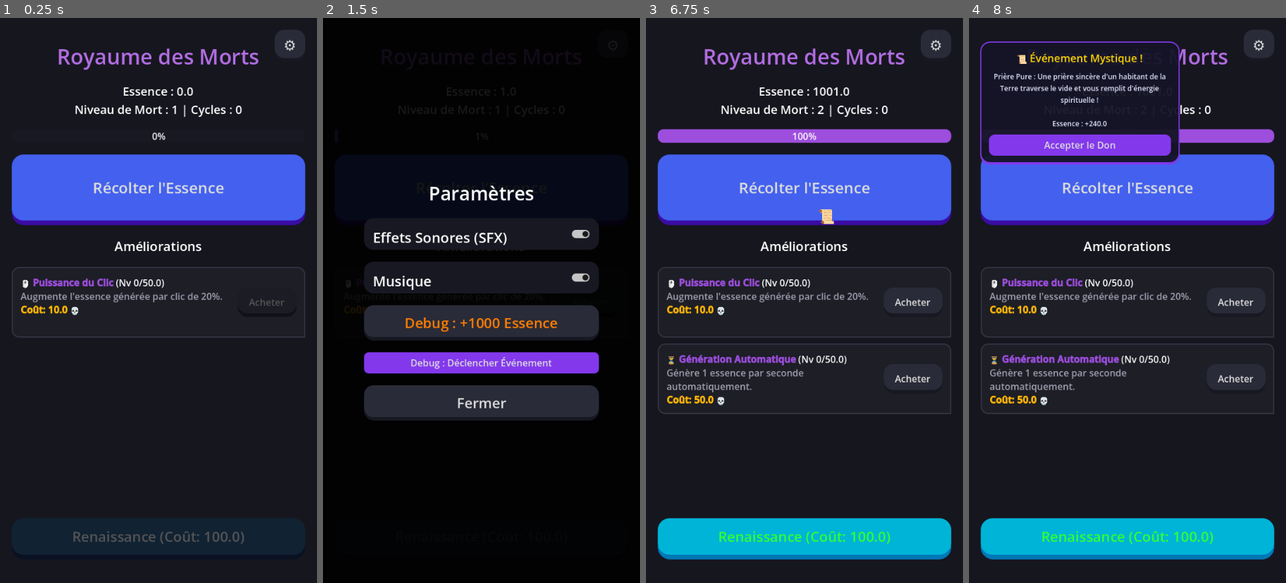
Above: before the commit, frames 1-4 (left to right).
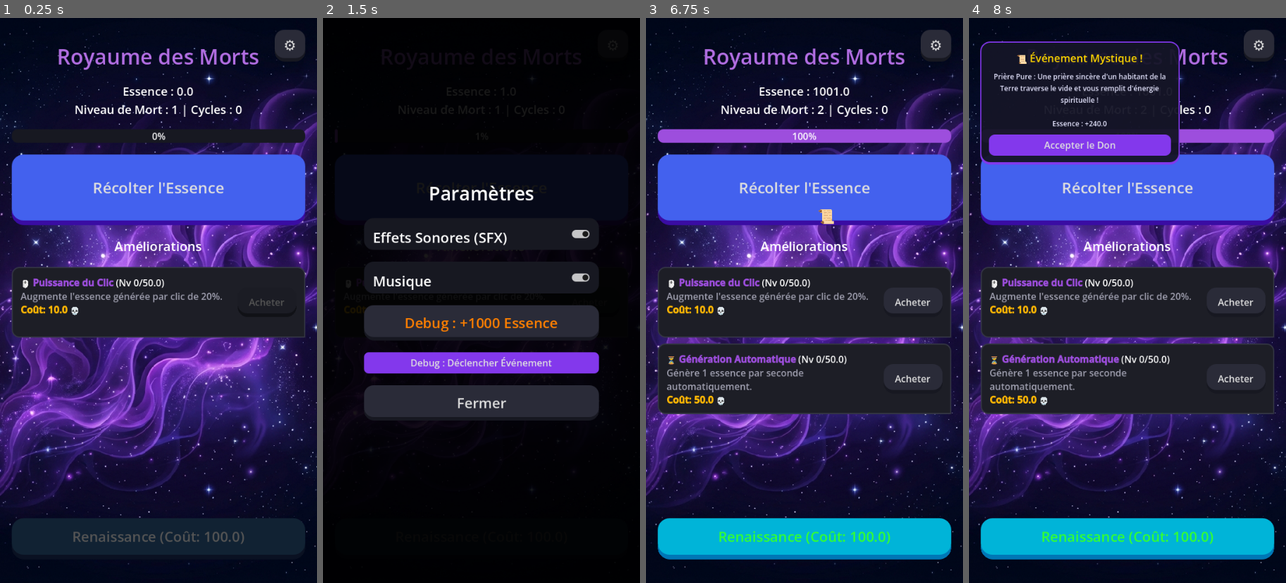
Above: after the commit, the same moments.

Repository: cedpru/idle-after-death-clicker
Game: Godot game, scene res://scenes/DeathScene.tscn
Two runs of this game, one before a commit and one after it. Both use one fixed random seed, a clock stepped at 60 frames per second and the inputs below.
Inputs:
- Up to frame 1 (0.25 s): no input
- Up to frame 2 (1.5 s): click "Récolter l'Essence" at 0.5 s; click "⚙️" at 1.25 s
- Up to frame 3 (6.75 s): click "Effets Sonores (SFX)" at 2 s; click "Musique" at 2.75 s; click "Debug : +1000 Essence" at 3.5 s; click "Renaissance (Coût: 100.0)" at 4.25 s; click "Acheter" at 5 s; click "Acheter" at 5.75 s; click "Debug : Déclencher Événement" at 6.5 s
- Up to frame 4 (8 s): click "📜" at 7.25 s

The runs differ from the first frame. In frame 1, 32% of the frame differs, in the area x 0-100%, y 1-99%; in frame 2, less than 0.1%; in frame 3, 21%; in frame 4, 20%.

Commit message:
feat: replace color background with stunning vector illustrations for all main scenes

Diff:
--- a/project.godot
+++ b/project.godot
@@ -8,18 +8,21 @@
 
 config_version=5
 
+[animation]
+
+compatibility/default_parent_skeleton_in_mesh_instance_3d=true
+
 [application]
 
 config/name="Idle After Death Clicker"
 config/description="A simple clicker game optimized for mobile devices"
 run/main_scene="res://scenes/DeathScene.tscn"
-config/features=PackedStringArray("4.2", "Forward Plus")
+config/features=PackedStringArray("4.6", "Forward Plus")
 config/icon="res://icon.svg"
 
 [autoload]
 
 Global="*res://scripts/Global.gd"
-
 
 [display]
 
@@ -27,48 +30,46 @@
 window/size/viewport_height=960
 window/size/resizable=false
 window/stretch/mode="viewport"
-window/stretch/aspect="keep"
 
 [input]
 
 ui_left={
 "deadzone": 0.5,
-"events": [Object(InputEventKey,"resource_local_to_scene":fa …(174 unchanged characters)… l_keycode":0,"key_label":0,"unicode":0,"echo":false,"script":null)
+"events": [Object(InputEventKey,"resource_local_to_scene":fa …(174 unchanged characters)… l_keycode":0,"key_label":0,"unicode":0,"location":0,"echo":false,"script":null)
 , Object(InputEventJoypadButton,"resource_local_to_scene":false,"resource_name":"","device":0,"button_index":13,"pressure":0.0,"pressed":false,"script":null)
 ]
 }
 ui_right={
 "deadzone": 0.5,
-"events": [Object(InputEventKey,"resource_local_to_scene":fa …(174 unchanged characters)… l_keycode":0,"key_label":0,"unicode":0,"echo":false,"script":null)
+"events": [Object(InputEventKey,"resource_local_to_scene":fa …(174 unchanged characters)… l_keycode":0,"key_label":0,"unicode":0,"location":0,"echo":false,"script":null)
 , Object(InputEventJoypadButton,"resource_local_to_scene":false,"resource_name":"","device":0,"button_index":14,"pressure":0.0,"pressed":false,"script":null)
 ]
 }
 ui_up={
 "deadzone": 0.5,
-"events": [Object(InputEventKey,"resource_local_to_scene":fa …(174 unchanged characters)… l_keycode":0,"key_label":0,"unicode":0,"echo":false,"script":null)
+"events": [Object(InputEventKey,"resource_local_to_scene":fa …(174 unchanged characters)… l_keycode":0,"key_label":0,"unicode":0,"location":0,"echo":false,"script":null)
 , Object(InputEventJoypadButton,"resource_local_to_scene":false,"resource_name":"","device":0,"button_index":11,"pressure":0.0,"pressed":false,"script":null)
 ]
 }
 ui_down={
 "deadzone": 0.5,
-"events": [Object(InputEventKey,"resource_local_to_scene":fa …(174 unchanged characters)… l_keycode":0,"key_label":0,"unicode":0,"echo":false,"script":null)
+"events": [Object(InputEventKey,"resource_local_to_scene":fa …(174 unchanged characters)… l_keycode":0,"key_label":0,"unicode":0,"location":0,"echo":false,"script":null)
 , Object(InputEventJoypadButton,"resource_local_to_scene":false,"resource_name":"","device":0,"button_index":12,"pressure":0.0,"pressed":false,"script":null)
 ]
 }
 
 [layer_names]
 
+2d_render/layer_1="Background"
+2d_render/layer_2="World"
+2d_render/layer_3="Player"
+2d_render/layer_4="Foreground"
+2d_render/layer_5="UI"
 2d_physics/layer_1="World"
 2d_physics/layer_2="Player"
 2d_physics/layer_3="Enemies"
 2d_physics/layer_4="UI"
 
-2d_render/layer_1="Background"
-2d_render/layer_2="World"
-2d_render/layer_3="Player"
-2d_render/layer_4="Foreground"
-2d_render/layer_5="UI"
-
 [rendering]
 
 textures/canvas_textures/default_texture_filter=0
--- a/scenes/AscensionScene.tscn
+++ b/scenes/AscensionScene.tscn
@@ -1,6 +1,7 @@
 [gd_scene load_steps=2 format=3 uid="uid://d1p9a7n4w6j1e"]
 
 [ext_resource type="Script" path="res://scripts/AscensionScene.gd" id="1_a2b3c"]
+[ext_resource type="Texture2D" path="res://assets/ascension_background.jpg" id="2_asc_bg"]
 
 [node name="AscensionScene" type="Control"]
 layout_mode = 3
@@ -11,14 +12,16 @@
 grow_vertical = 2
 script = ExtResource("1_a2b3c")
 
-[node name="ColorRect" type="ColorRect" parent="."]
+[node name="Background" type="TextureRect" parent="."]
 layout_mode = 1
 anchors_preset = 15
 anchor_right = 1.0
 anchor_bottom = 1.0
 grow_horizontal = 2
 grow_vertical = 2
-color = Color(0.08, 0.08, 0.12, 1)
+texture = ExtResource("2_asc_bg")
+expand_mode = 1
+stretch_mode = 6
 
 [node name="MarginContainer" type="MarginContainer" parent="."]
 layout_mode = 1
--- a/scenes/DeathScene.tscn
+++ b/scenes/DeathScene.tscn
@@ -1,6 +1,7 @@
 [gd_scene load_steps=2 format=3 uid="uid://c3m7x5k1u4g8b"]
 
 [ext_resource type="Script" path="res://scripts/DeathScene.gd" id="1_d8j4a"]
+[ext_resource type="Texture2D" path="res://assets/death_background.jpg" id="2_death_bg"]
 
 [node name="DeathScene" type="Control"]
 layout_mode = 3
@@ -11,14 +12,16 @@
 grow_vertical = 2
 script = ExtResource("1_d8j4a")
 
-[node name="ColorRect" type="ColorRect" parent="."]
+[node name="Background" type="TextureRect" parent="."]
 layout_mode = 1
 anchors_preset = 15
 anchor_right = 1.0
 anchor_bottom = 1.0
 grow_horizontal = 2
 grow_vertical = 2
-color = Color(0.0862745, 0.0862745, 0.121569, 1)
+texture = ExtResource("2_death_bg")
+expand_mode = 1
+stretch_mode = 6
 
 [node name="MarginContainer" type="MarginContainer" parent="."]
 layout_mode = 1
--- a/scenes/LifeScene.tscn
+++ b/scenes/LifeScene.tscn
@@ -1,6 +1,7 @@
 [gd_scene load_steps=2 format=3 uid="uid://b2m8y6l2v5h9c"]
 
 [ext_resource type="Script" path="res://scripts/LifeScene.gd" id="1_k9m5b"]
+[ext_resource type="Texture2D" path="res://assets/life_background.jpg" id="2_life_bg"]
 
 [node name="LifeScene" type="Control"]
 layout_mode = 3
@@ -11,14 +12,16 @@
 grow_vertical = 2
 script = ExtResource("1_k9m5b")
 
-[node name="ColorRect" type="ColorRect" parent="."]
+[node name="Background" type="TextureRect" parent="."]
 layout_mode = 1
 anchors_preset = 15
 anchor_right = 1.0
 anchor_bottom = 1.0
 grow_horizontal = 2
 grow_vertical = 2
-color = Color(0.9, 0.9, 0.8, 1)
+texture = ExtResource("2_life_bg")
+expand_mode = 1
+stretch_mode = 6
 
 [node name="MarginContainer" type="MarginContainer" parent="."]
 layout_mode = 1
Binary file added: assets/ascension_background.jpg
Not shown, added: assets/ascension_background.jpg.import
Not shown, added: assets/ascension_background.png.import
Not shown, added: assets/ascension_background.webp.import
Binary file added: assets/death_background.jpg
Not shown, added: assets/death_background.jpg.import
Not shown, added: assets/death_background.png.import
Not shown, added: assets/death_background.webp.import
Binary file added: assets/life_background.jpg
Not shown, added: assets/life_background.jpg.import
Not shown, added: assets/life_background.png.import
Not shown, added: assets/life_background.webp.import
(and 8 more such lines)
